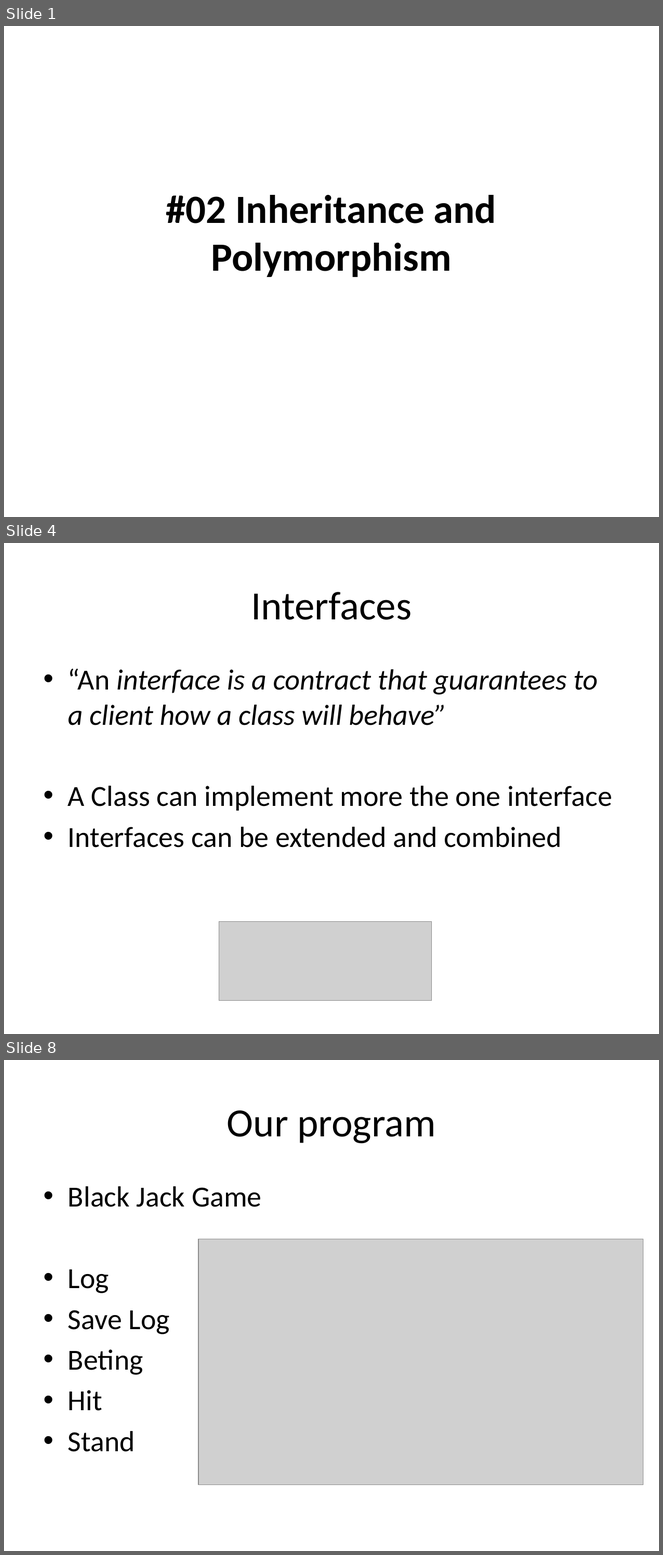
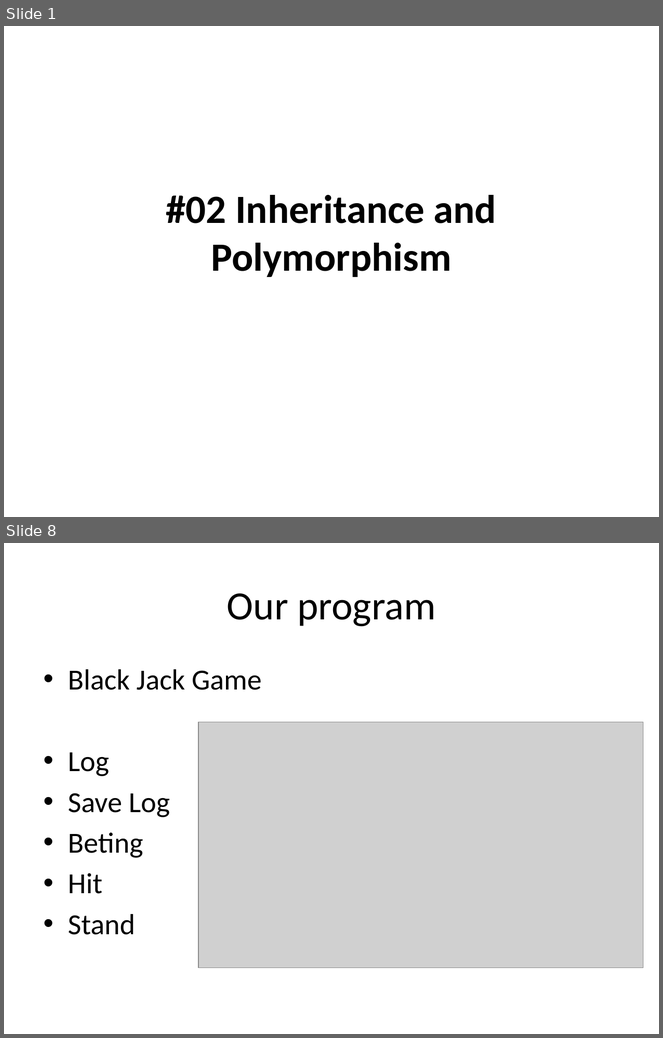
Before and after one commit to isurup/kalle-martin-group, a slide deck: OOPExam/02 Inheritance and Polymorphism.pptx. Shown one above the other, each under a label of ours: slides 1, 4 and 8 before the commit, slides 1 and 8 after it; the slides between them are not shown. The pictures are 663x1555 and 663x1038 pixels, drawn with LibreOffice and Linux fonts; fonts in the diff are those of the drawing; grey boxes stand for pictures. Boxes give left, top, right and bottom in pixels: in the first picture for what was removed or moved away, otherwise in the second. Text is boxed around its words. In the diff, an @@ line names an element or a change of style, - is before the commit and + after.

```diff
--- a/OOPExam/02 Inheritance and Polymorphism.pptx
+++ b/OOPExam/02 Inheritance and Polymorphism.pptx
@@ slide 4 removed at (4,543,659,1034), background #FFFFFF @@
@@ title removed at (251,592,412,620) @@
-Interfaces
@@ text removed at (68,668,612,848) @@
-• “An interface is a contract that guarantees to a client how a class will behave”
-• A Class can implement more the one interface
-• Interfaces can be extended and combined
@@ picture removed at (219,922,432,1001) @@
```
Also in this commit, not shown: 3 slides changed, 3 slides added, 2 other slides removed.
